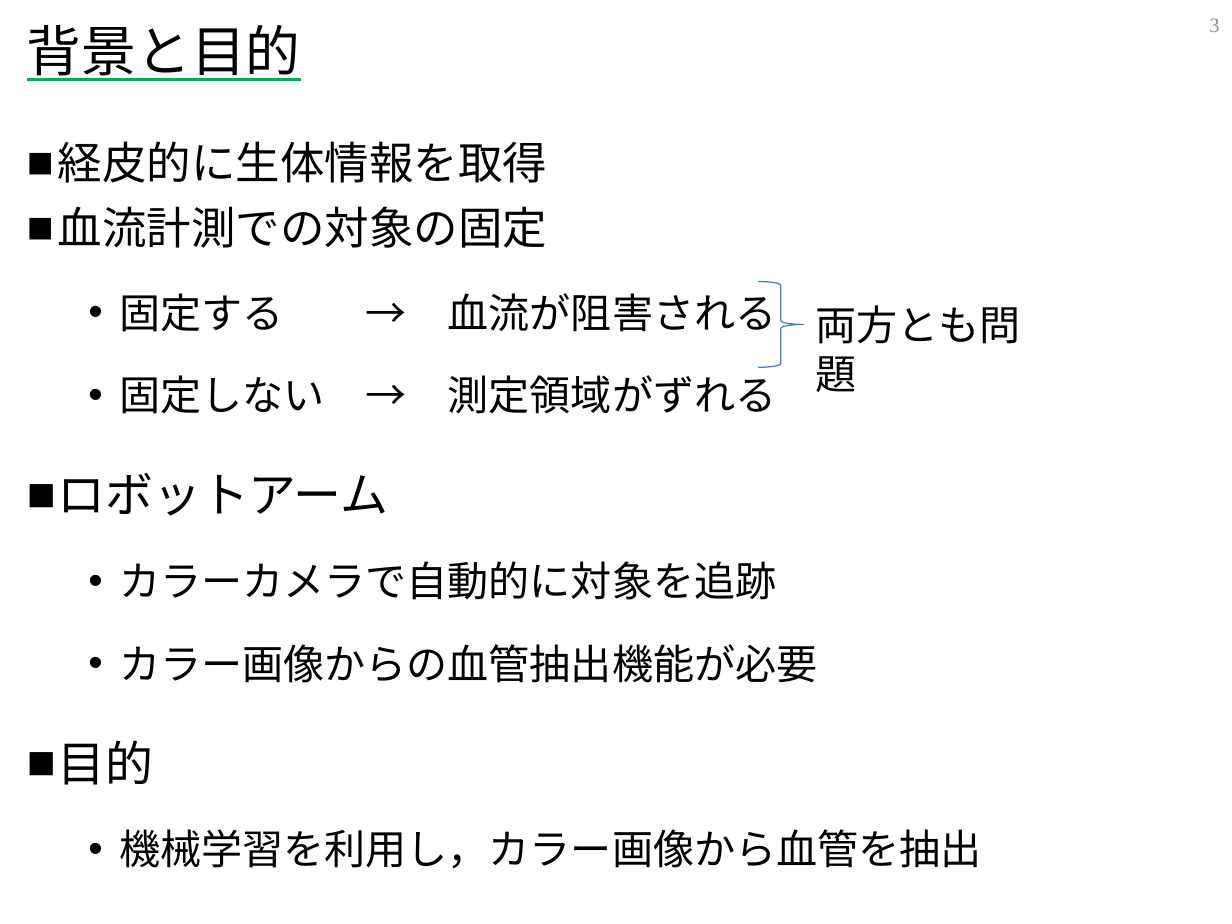
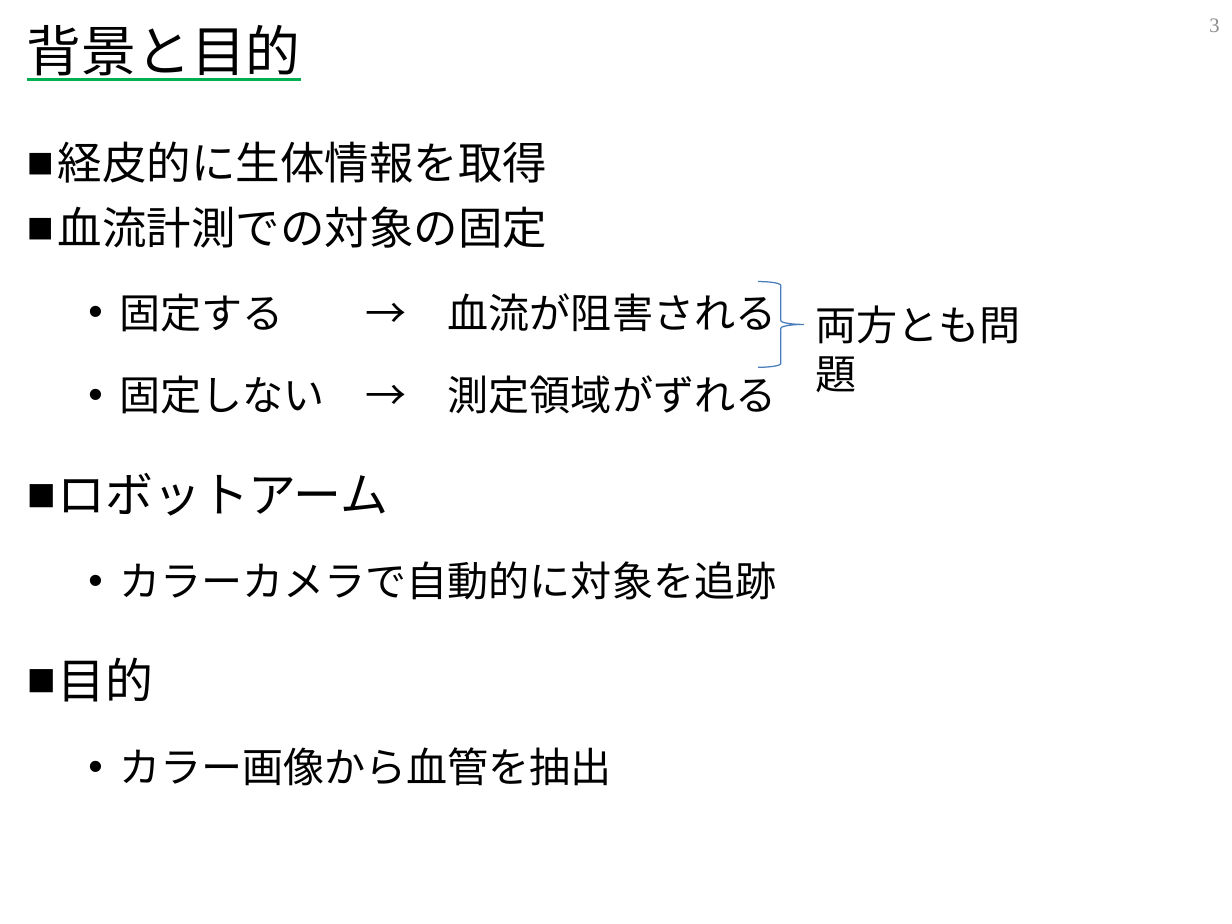
Before and after one commit to Quevun/blood_vessel_detection, a slide deck: slide 4 of blood vessel detection.pptx. Drawn at 1232x924 pixels with LibreOffice and Linux fonts; fonts in the diff are those of the drawing. Boxes give left, top, right and bottom in pixels: in the first picture for what was removed or moved away, otherwise in the second. Text is boxed around its words. In the diff, an @@ line names an element or a change of style, - is before the commit and + after.

```diff
--- a/blood vessel detection.pptx
+++ b/blood vessel detection.pptx
@@ text at (119, 644, 817, 683): paragraph removed @@
-  • カラー画像からの血管抽出機能が必要
@@ text at (119, 747, 612, 786): text changed @@
-  • 機械学習を利用し，カラー画像から血管を抽出
+  • カラー画像から血管を抽出
```
Also in this commit, not shown: 3 other slides changed, 1 slide added, 1 other file.
